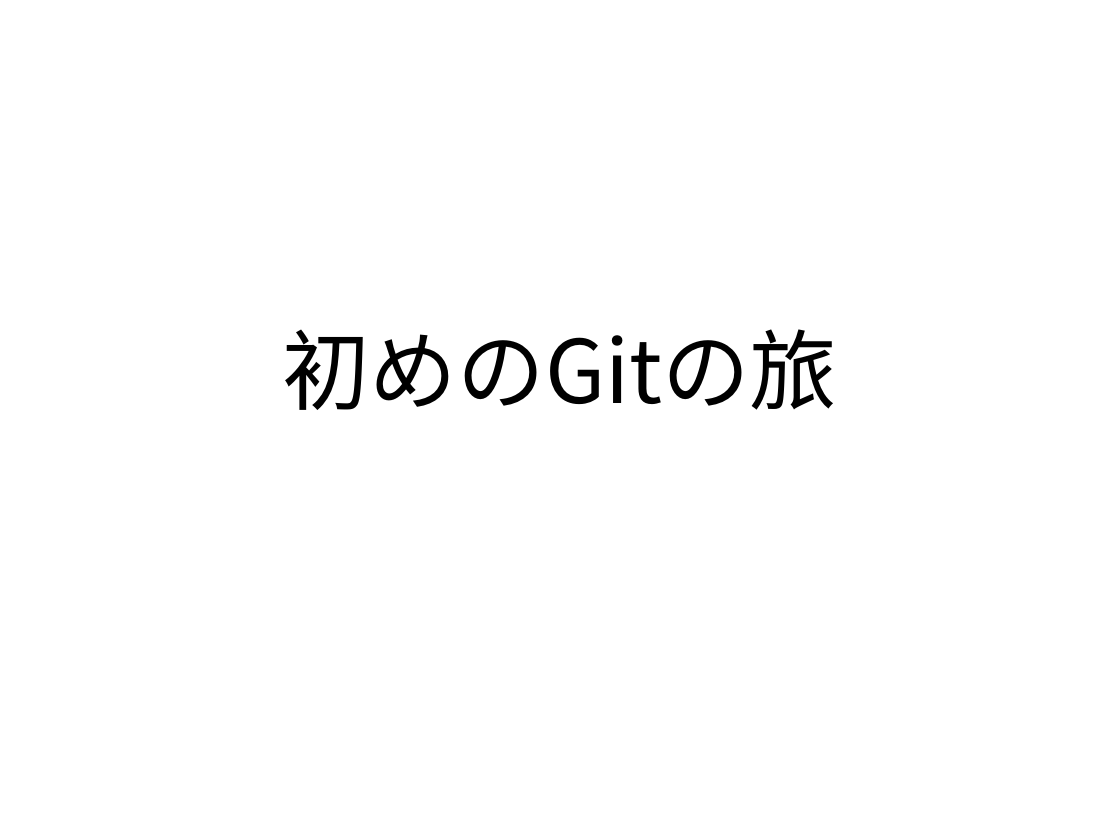
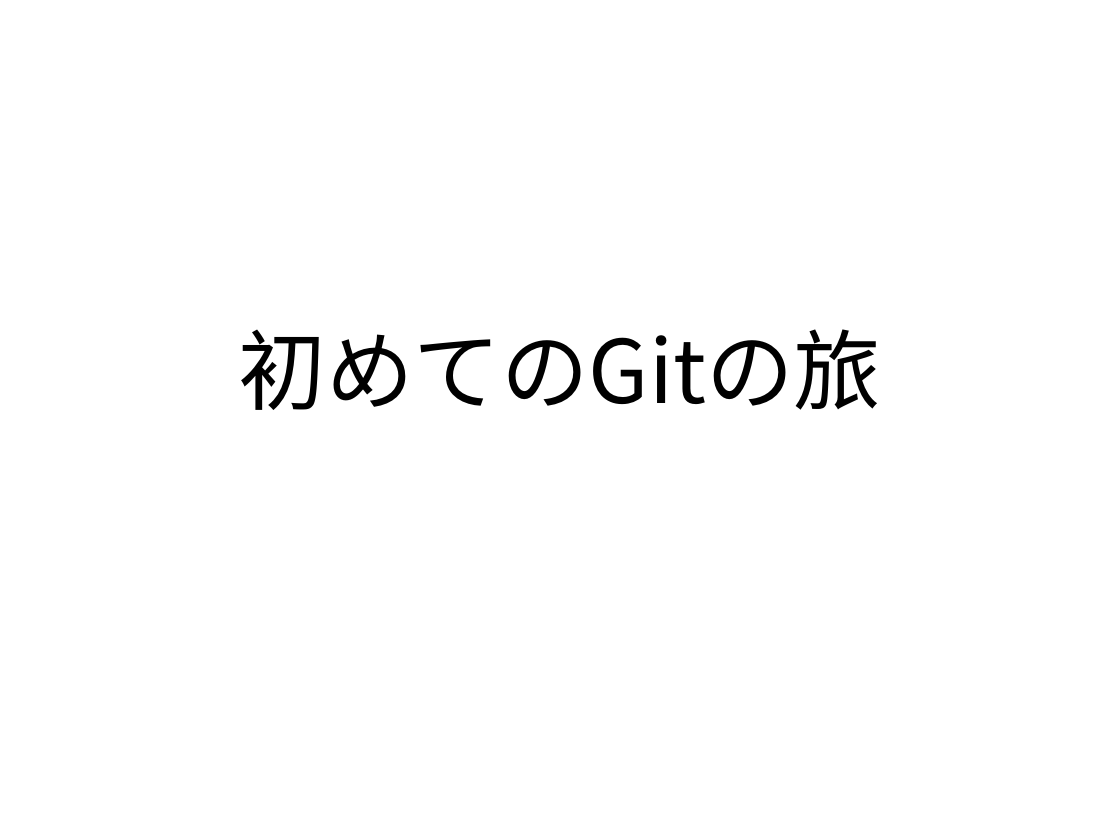
Before and after one commit to xu1718191411/NagoyaStudy, a slide deck: slide 1 of Git入門.pptx. Drawn at 1120x840 pixels with LibreOffice and Linux fonts; fonts in the diff are those of the drawing. Boxes give left, top, right and bottom in pixels: in the first picture for what was removed or moved away, otherwise in the second. Text is boxed around its words. In the diff, an @@ line names an element or a change of style, - is before the commit and + after.

```diff
--- a/Git入門.pptx
+++ b/Git入門.pptx
@@ title at (239, 329, 882, 410): text changed @@
-初めのGitの旅
+初めてのGitの旅
```
Also in this commit, not shown: 1 other slide changed, 16 slides added, 7 slides removed, 1 other file.
